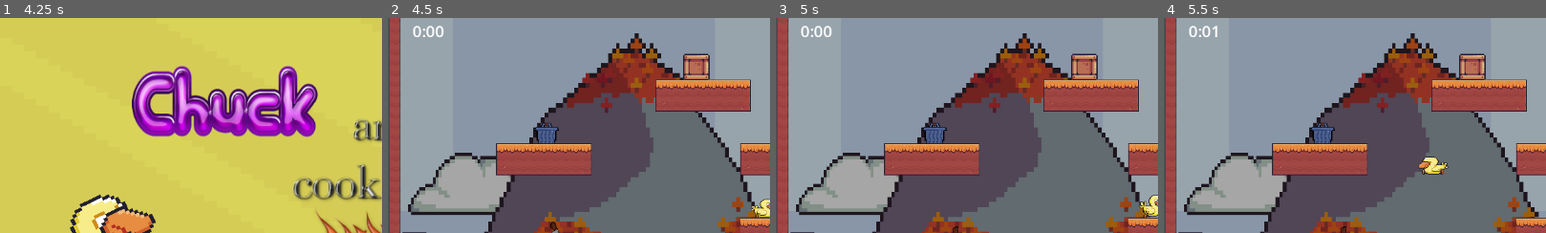
Above: before the commit, frames 1-4 (left to right).
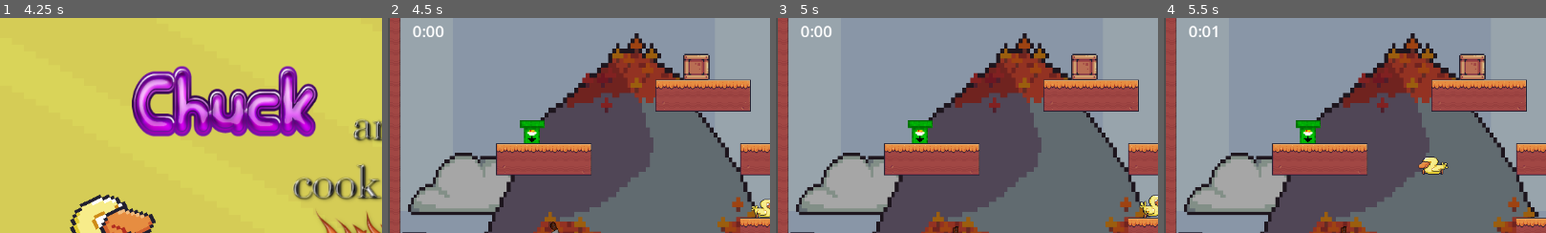
Above: after the commit, the same moments.

Repository: queer-frogs/undercooked
Game: Godot game, scene res://Intro.tscn
The game is run twice, just before and just after one commit, with the same random seed, the same clock (stepped at 60 frames per second) and the same inputs.
Inputs:
- Up to frame 1 (4.25 s): hold Right (move_right_1) 0.53-2.03 s; tap Alt (dash_1) at 0.6, 3.6 s; tap Shift (jump_1) at 0.77, 1.52, 3.02, 3.77 s; tap Q (dash_2) at 1.35 s; hold Left (move_left_1) 2.03-2.78 s; tap N (interact_1) at 2.1 s; hold Right (move_right_1) from 2.78 s (still down); tap E (interact_2) at 2.85 s
- Up to frame 2 (4.5 s): release Right (move_right_1) at 4.25 s; click "PLAY" at 4.25 s
- Up to frame 3 (5 s): no input
- Up to frame 4 (5.5 s): hold Left (move_left_1) from 5.03 s (still down); tap Q (dash_2) at 5.1 s; tap Shift (jump_1) at 5.27 s
The pictures show only the part of the screen within x 0-50%, y 0-50%; the shares and areas given below are measured in that part.

Frame 1 is identical in both runs. In frame 2, 0.9% of the frame differs, in the area x 34-45%, y 47-59%; in frame 3, 0.9%; in frame 4, 0.9%.

Commit message:
changement sprite conveyer

Diff:
--- a/Intro.tscn
+++ b/Intro.tscn
@@ -1,6 +1,4 @@
-
-[gd_scene load_steps=10 format=3 uid="uid://beqge8t3wfwqv"]
-
+[gd_scene load_steps=14 format=3 uid="uid://beqge8t3wfwqv"]
 
 [ext_resource type="Texture2D" uid="uid://dpdm457iyn7l5" path="res://assets_temporaires/Background/Yellow.png" id="1_heqnp"]
 [ext_resource type="Texture2D" uid="uid://dadia0e0rt3rq" path="res://text/Cool Text - Chuck 451772778640679.png" id="2_3kii8"]
--- a/conveyer_belt.tscn
+++ b/conveyer_belt.tscn
@@ -1,13 +1,13 @@
 [gd_scene load_steps=5 format=3 uid="uid://u5dqmc3euw7l"]
 
 [ext_resource type="Script" path="res://conveyer_belt.gd" id="1_lc7yj"]
-[ext_resource type="Texture2D" uid="uid://ctcg6oh2isjt1" path="res://vrais assets/trash.png" id="2_bnolw"]
+[ext_resource type="Texture2D" uid="uid://cciu1ux74c77o" path="res://vrais assets/sender.png" id="2_gxlrj"]
 
 [sub_resource type="RectangleShape2D" id="RectangleShape2D_5mgvh"]
-size = Vector2(28, 27)
+size = Vector2(28, 35)
 
 [sub_resource type="RectangleShape2D" id="RectangleShape2D_6qqrc"]
-size = Vector2(60, 44.5)
+size = Vector2(60, 64)
 
 [node name="Conveyer" type="RigidBody2D"]
 position = Vector2(246, 179)
@@ -19,10 +19,10 @@
 texture_filter = 1
 position = Vector2(-6, -3)
 scale = Vector2(1.495, 1.495)
-texture = ExtResource("2_bnolw")
+texture = ExtResource("2_gxlrj")
 
 [node name="CollisionShape2D" type="CollisionShape2D" parent="."]
-position = Vector2(-6, -4.5)
+position = Vector2(-6, -3.5)
 shape = SubResource("RectangleShape2D_5mgvh")
 
 [node name="UseArea" type="Area2D" parent="."]
@@ -30,5 +30,5 @@
 collision_mask = 3
 
 [node name="CollisionShape2D" type="CollisionShape2D" parent="UseArea"]
-position = Vector2(-7, -13.75)
+position = Vector2(-7, -3.99998)
 shape = SubResource("RectangleShape2D_6qqrc")
--- a/node.tscn
+++ b/node.tscn
@@ -664,7 +664,7 @@
 position = Vector2(271, 584)
 
 [node name="conveyer_belt" parent="." instance=ExtResource("11_28vo7")]
-position = Vector2(245, 179)
+position = Vector2(223, 171)
 
 [node name="UI" type="CanvasLayer" parent="conveyer_belt"]
 
